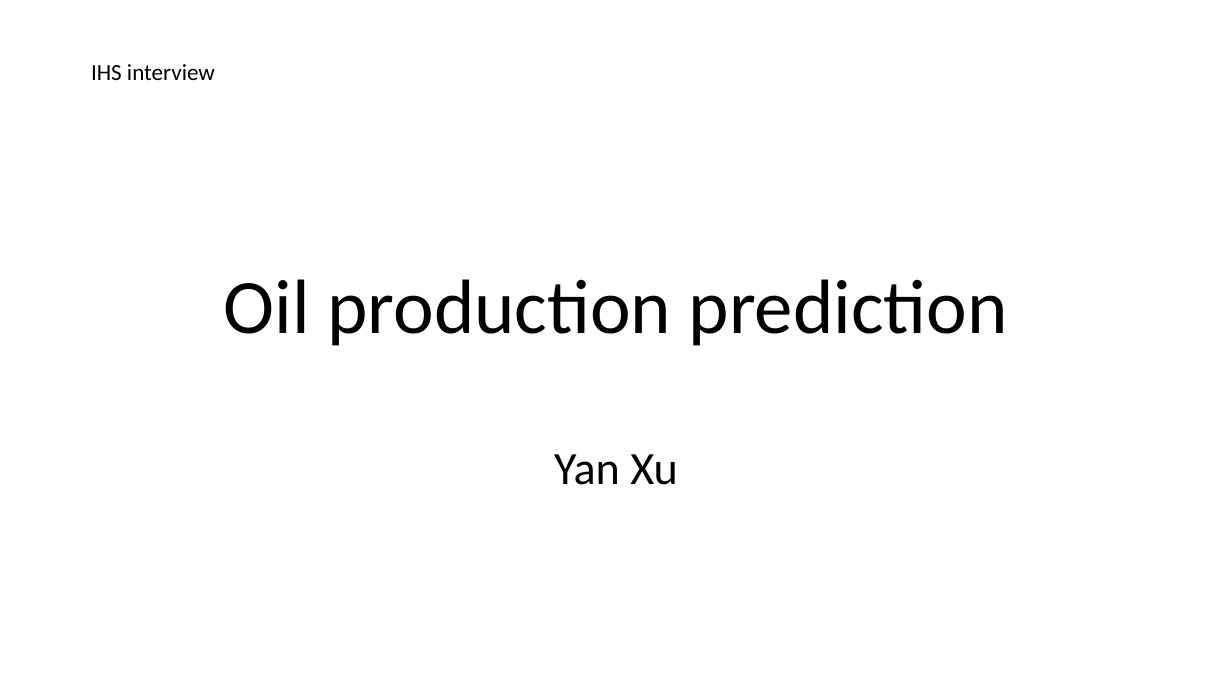
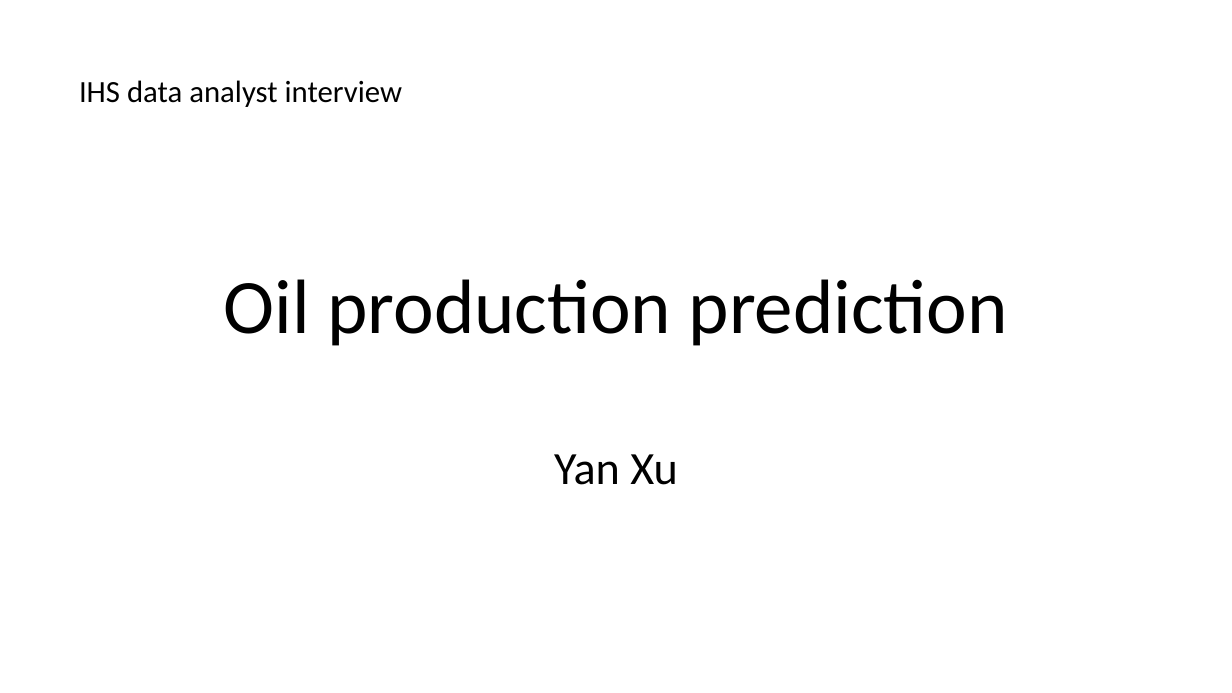
Before and after one commit to xudaiyanzi/oil_production, a slide deck: slide 1 of YanXu_Prediction of oil production.pptx. Drawn at 1232x693 pixels with LibreOffice and Linux fonts; fonts in the diff are those of the drawing. Boxes give left, top, right and bottom in pixels: in the first picture for what was removed or moved away, otherwise in the second. Text is boxed around its words. In the diff, an @@ line names an element or a change of style, - is before the commit and + after.

```diff
--- a/YanXu_Prediction of oil production.pptx
+++ b/YanXu_Prediction of oil production.pptx
@@ text at (x1=79, y1=80, x2=402, y2=107): text changed; size 18 to 24 pt @@
-IHS interview
+IHS data analyst interview
```
Also in this commit, not shown: 5 other slides changed, 3 slides added, 1 slide removed, 8 other files.
